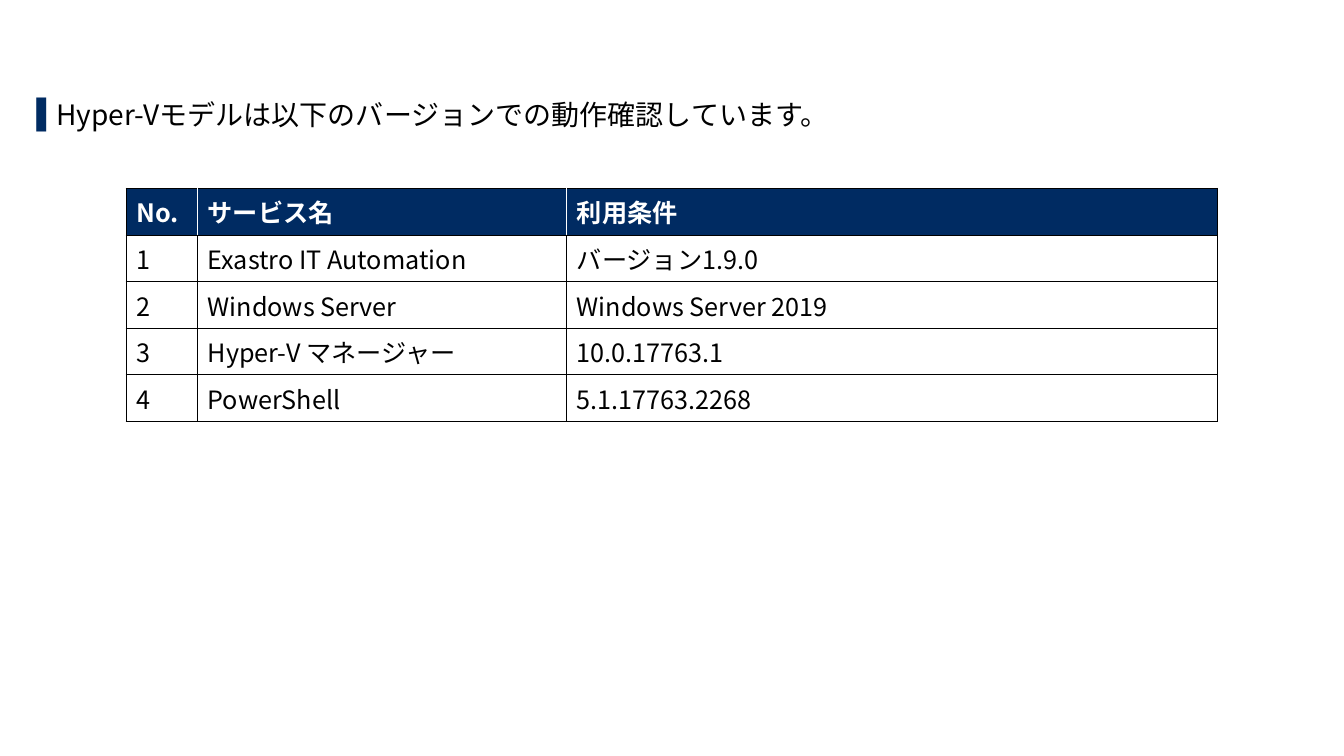
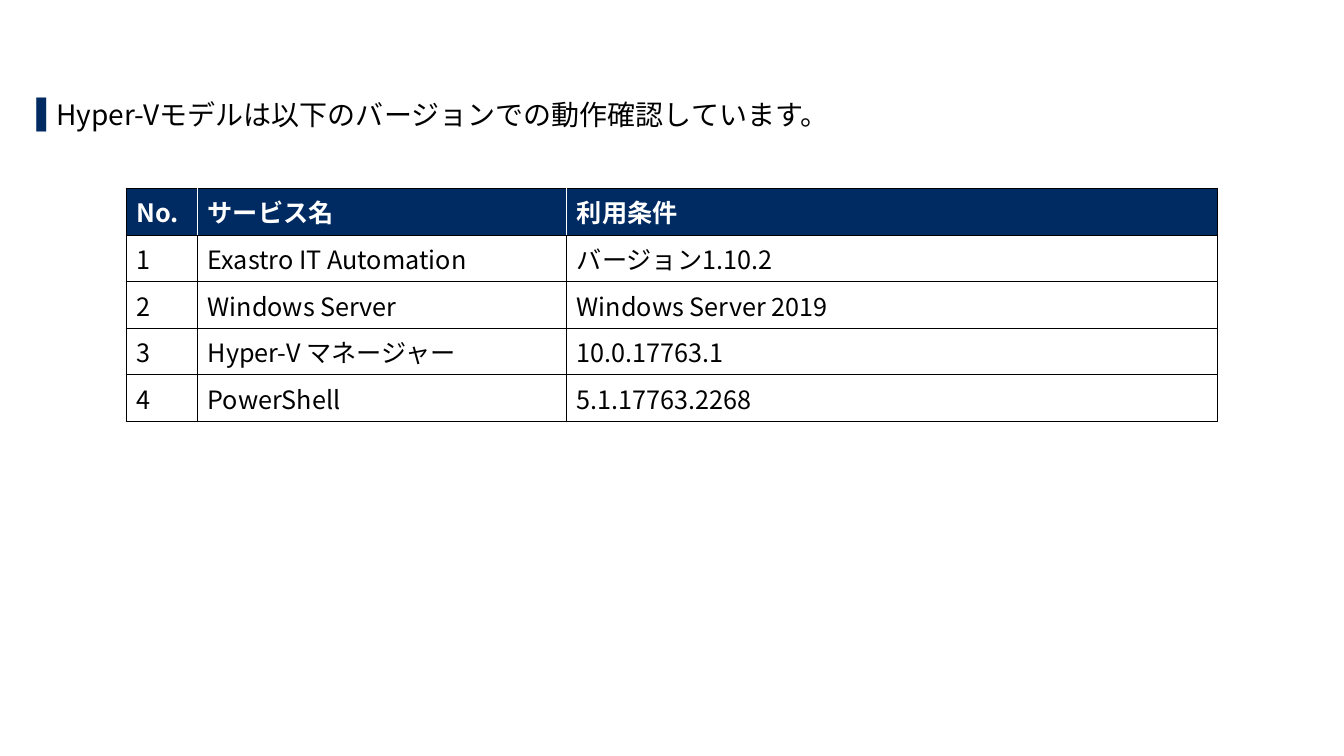
Before and after one commit to exastro-suite/SettingSamples-ITA-HyperV, a slide deck: slide 7 of docs/setting-samples-hyperv-install_ja.pptx. Drawn at 1344x756 pixels with LibreOffice and Linux fonts; fonts in the diff are those of the drawing; background and template pictures are left out. Boxes give left, top, right and bottom in pixels: in the first picture for what was removed or moved away, otherwise in the second. Text is boxed around its words. In the diff, an @@ line names an element or a change of style, - is before the commit and + after.

```diff
--- a/docs/setting-samples-hyperv-install_ja.pptx
+++ b/docs/setting-samples-hyperv-install_ja.pptx
@@ table at bbox=[126, 189, 1218, 414] @@
-row 2, column 3: バージョン1.9.0
+row 2, column 3: バージョン1.10.2
```
Also in this commit, not shown: 2 other slides changed, 3 other files.
